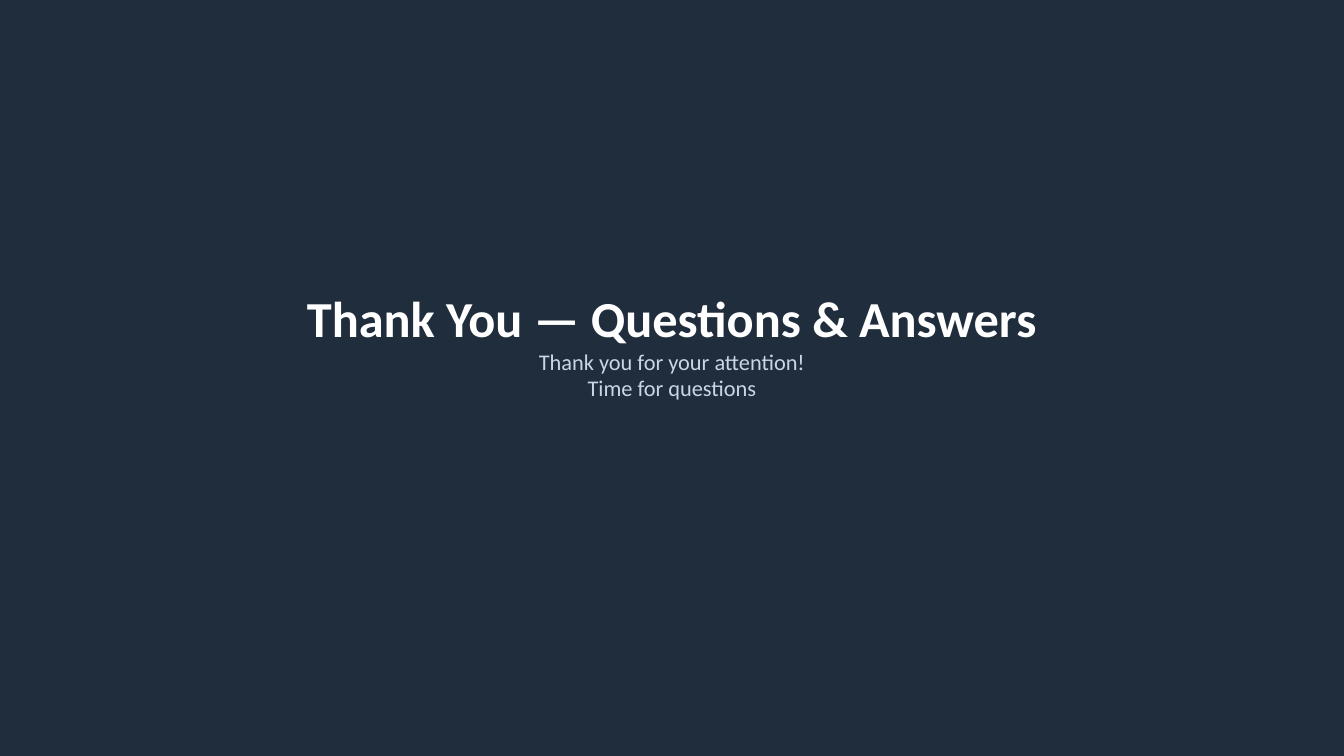
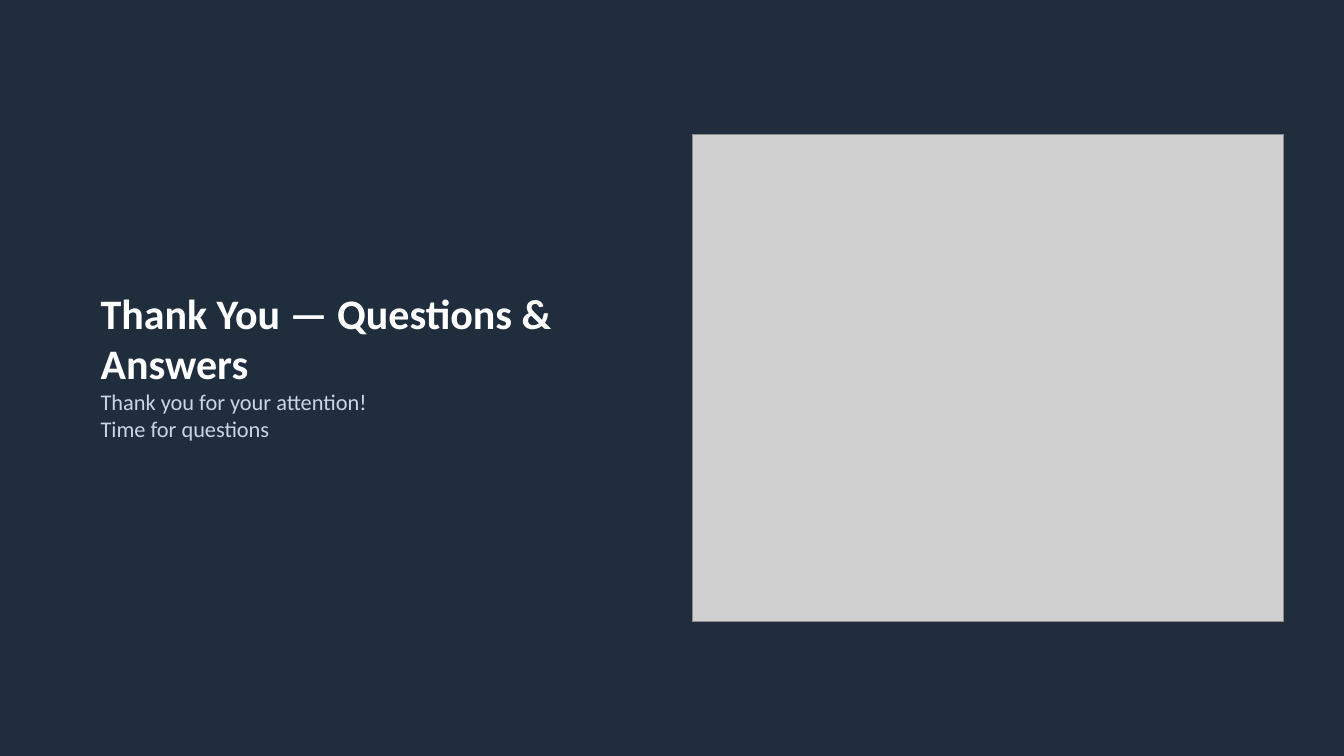
Before and after one commit to ACFHarbinger/WSmartPlus-Route, a slide deck: slide 20 of assets/windows/wsmart_route_results.pptx (slide 19 before the commit). Drawn at 1344x756 pixels with LibreOffice and Linux fonts; fonts in the diff are those of the drawing; grey boxes stand for pictures. Boxes give left, top, right and bottom in pixels: in the first picture for what was removed or moved away, otherwise in the second. Text is boxed around its words. In the diff, an @@ line names an element or a change of style, - is before the commit and + after.

```diff
--- a/assets/windows/wsmart_route_results.pptx
+++ b/assets/windows/wsmart_route_results.pptx
@@ picture added at (x1=693, y1=134, x2=1285, y2=622) @@
@@ text "Thank You — Questions & ..." at (x1=101, y1=299, x2=512, y2=441): size 36 to 30 pt in "Thank You — Questions & Answers"; alignment centre to left @@
```
Also in this commit, not shown: 14 other slides changed, 5 slides added, 4 slides removed, 46 other files.
